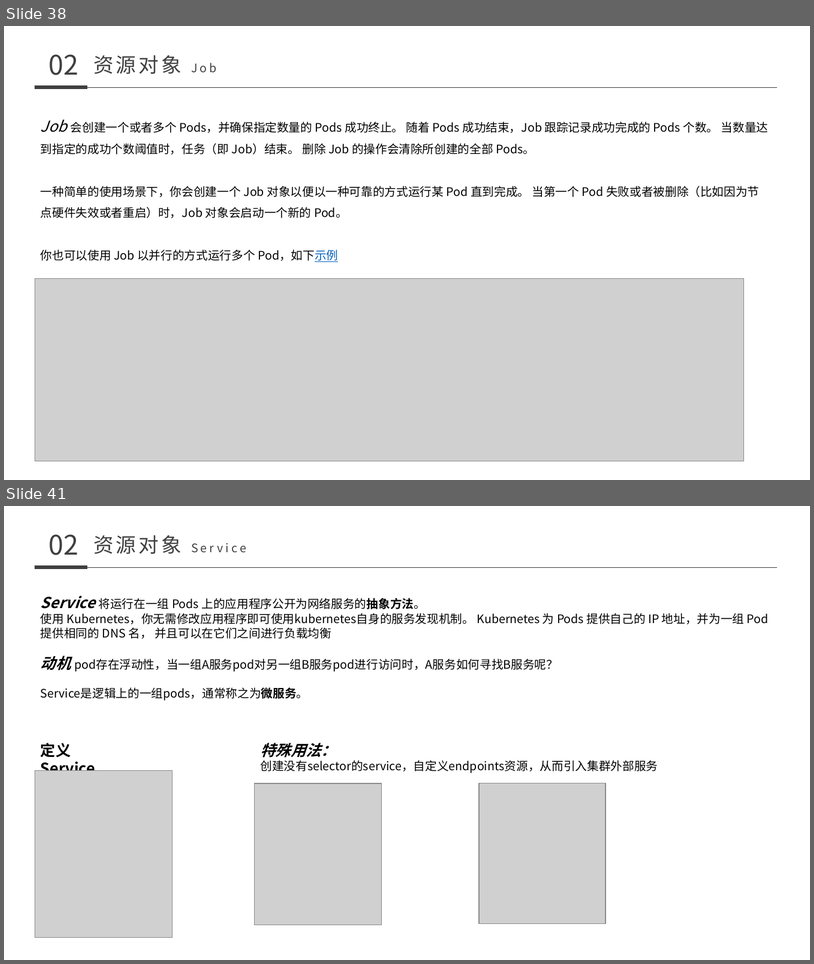
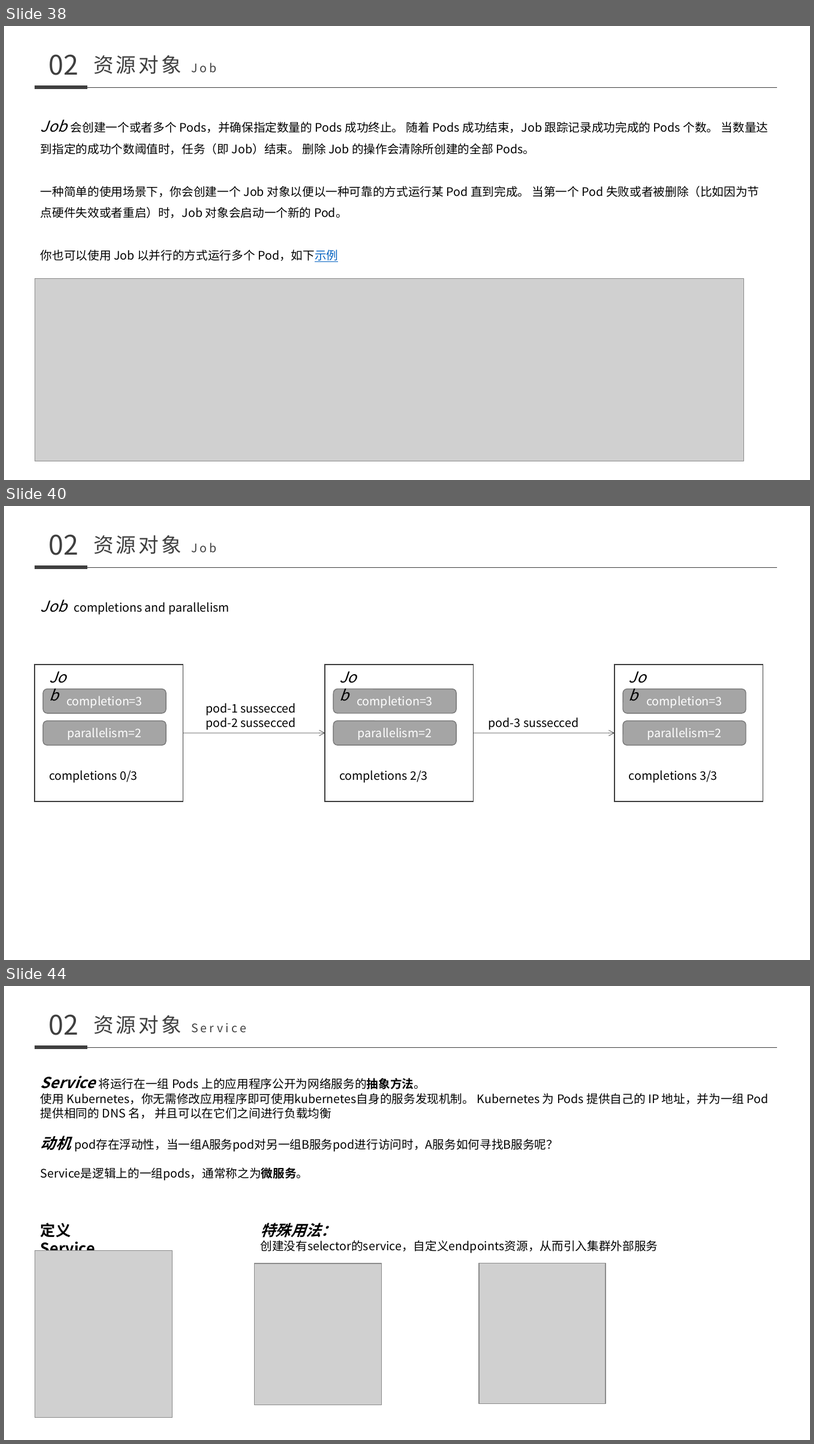
Before and after one commit to nutionMedivn/Kubernetes-training-camp, a slide deck: 基础/008-011 kubernetes.pptx. Shown one above the other, each under a label of ours: slides 38 and 41 before the commit, slides 38, 40 and 44 after it; the slides between them are not shown. The pictures are 814x964 and 814x1444 pixels, drawn with LibreOffice and Linux fonts; fonts in the diff are those of the drawing; grey boxes stand for pictures. Boxes give left, top, right and bottom in pixels: in the first picture for what was removed or moved away, otherwise in the second. Text is boxed around its words. In the diff, an @@ line names an element or a change of style, - is before the commit and + after.

```diff
--- a/基础/008-011 kubernetes.pptx
+++ b/基础/008-011 kubernetes.pptx
@@ slide 40 added at (x1=4, y1=506, x2=810, y2=960), background #FFFFFF @@
@@ text added at (x1=49, y1=534, x2=79, y2=555), 32 pt, text #3F3F3F @@
+02
@@ text added at (x1=93, y1=535, x2=182, y2=554), 24 pt, text #3F3F3F @@
+资源对象 Job
@@ line added from (35, 567) to (87, 567), #3F3F3F 4.5 pt @@
@@ line added from (87, 567) to (778, 567), #3F3F3F 0.5 pt @@
@@ text added at (x1=41, y1=600, x2=229, y2=615), 14 pt, text #000000 @@
+Job completions and parallelism
@@ text added at (x1=206, y1=703, x2=296, y2=730), 14 pt, text #000000 @@
+pod-1 sussecced
+pod-2 sussecced
@@ text added at (x1=489, y1=717, x2=579, y2=730), 14 pt, text #000000 @@
+pod-3 sussecced
@@ arrow added from (183, 733) to (325, 733), #3F3F3F 0.5 pt @@
@@ arrow added from (473, 733) to (615, 733), #3F3F3F 0.5 pt @@
@@ group added at (x1=35, y1=664, x2=183, y2=801): 2 rounded rectangles, 2 texts, 1 rectangle @@
+completion=3
+parallelism=2
+Job
+completions 0/3
@@ group added at (x1=325, y1=664, x2=473, y2=801): 2 rounded rectangles, 2 texts, 1 rectangle @@
+completion=3
+parallelism=2
+Job
+completions 2/3
@@ group added at (x1=615, y1=664, x2=763, y2=801): 2 rounded rectangles, 2 texts, 1 rectangle @@
+completion=3
+parallelism=2
+Job
+completions 3/3
@@ what was slide 41 is now slide 44 @@
```
Also in this commit, not shown: 3 slides changed, 6 other slides added, 5 slides removed.
